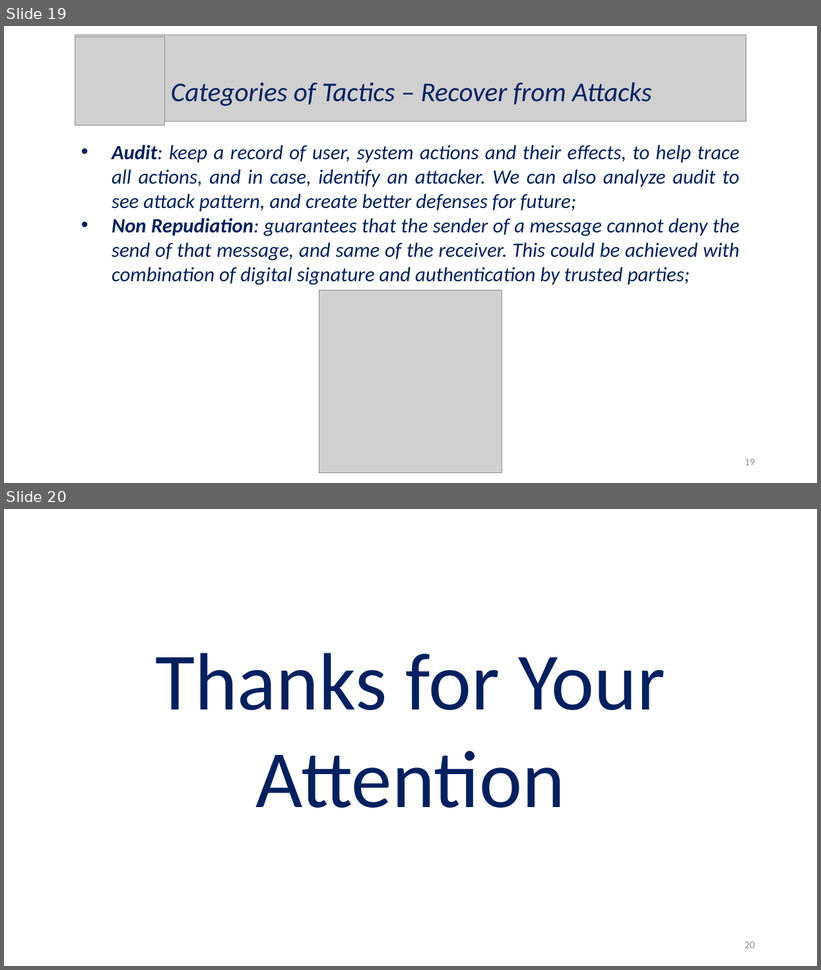
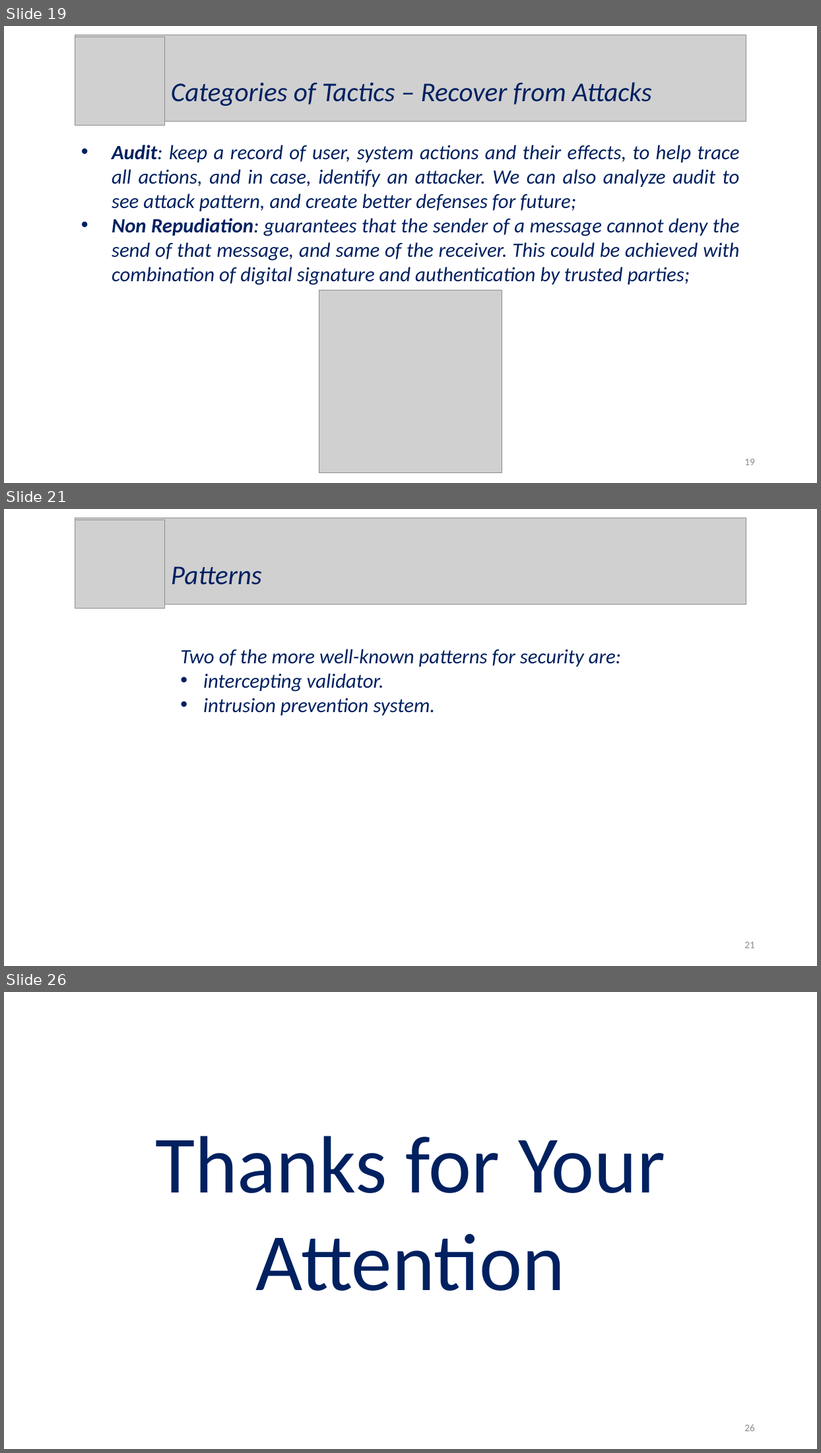
Before and after one commit to Wonderjack996/unimib-software-architecture, a slide deck: Approfondimento - Security/Presentazione - Savazzi - Alex.pptx. Shown one above the other, each under a label of ours: slides 19 and 20 before the commit, slides 19, 21 and 26 after it; the slides between them are not shown. The pictures are 821x970 and 821x1453 pixels, drawn with LibreOffice and Linux fonts; fonts in the diff are those of the drawing; grey boxes stand for pictures. Boxes give left, top, right and bottom in pixels: in the first picture for what was removed or moved away, otherwise in the second. Text is boxed around its words. In the diff, an @@ line names an element or a change of style, - is before the commit and + after.

```diff
--- a/Approfondimento - Security/Presentazione - Savazzi - Alex.pptx
+++ b/Approfondimento - Security/Presentazione - Savazzi - Alex.pptx
@@ slide 21 added at (4,509,817,966), background #FFFFFF @@
@@ picture added at (75,518,746,605) @@
@@ picture added at (75,520,165,609) @@
@@ text added at (171,566,262,585), 32 pt, text #002060, italic @@
+Patterns
@@ text added at (180,649,621,716), 24 pt, text #002060, italic @@
+Two of the more well-known patterns for security are:
+• intercepting validator.
+• intrusion prevention system.
@@ page number added at (745,942,755,949), 12 pt, text #8C8C8C @@
+21
@@ what was slide 20 is now slide 26 @@
@@ page number at (745,1424,755,1432): text changed @@
-20
+26
```
Also in this commit, not shown: 5 other slides added.
